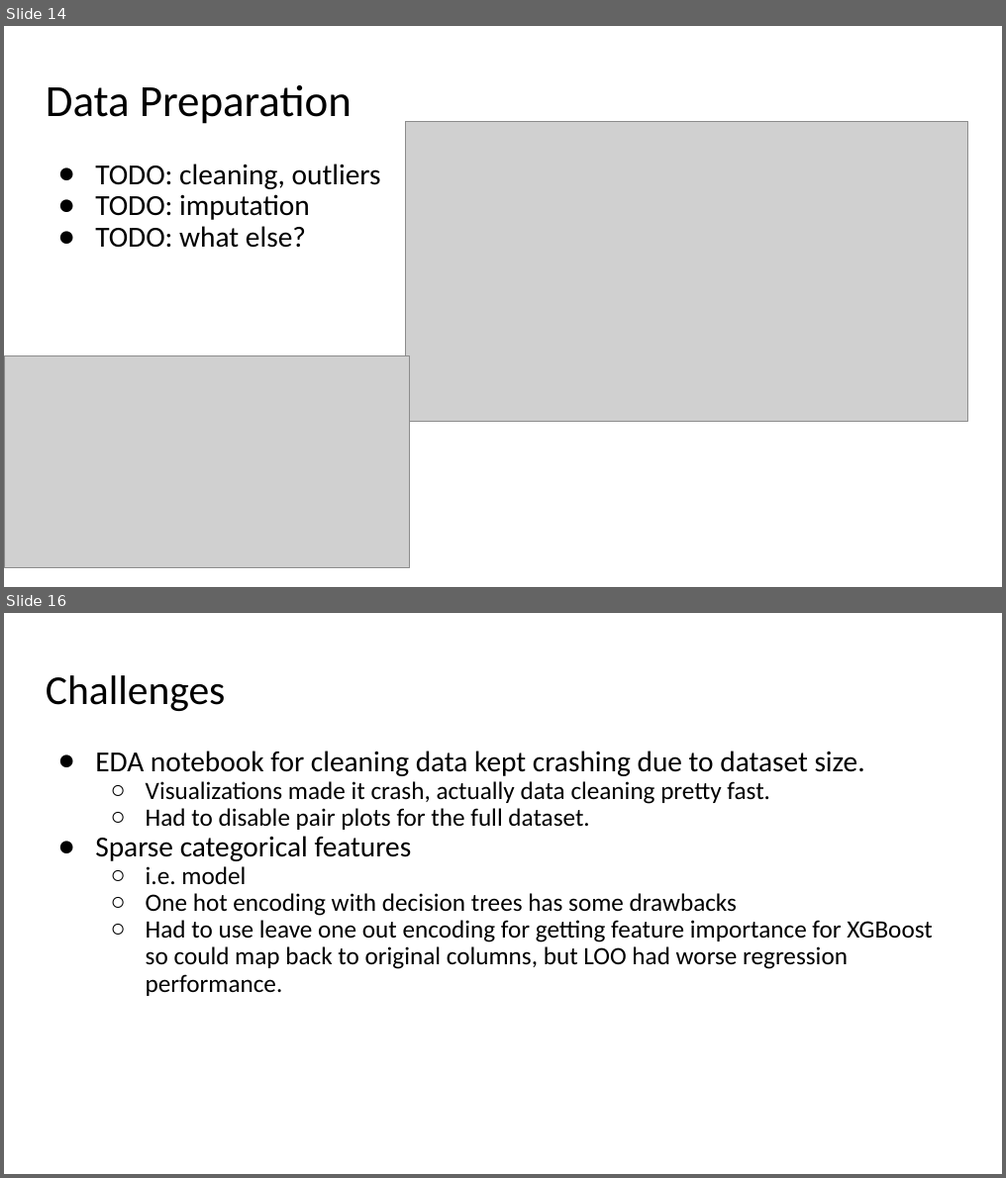
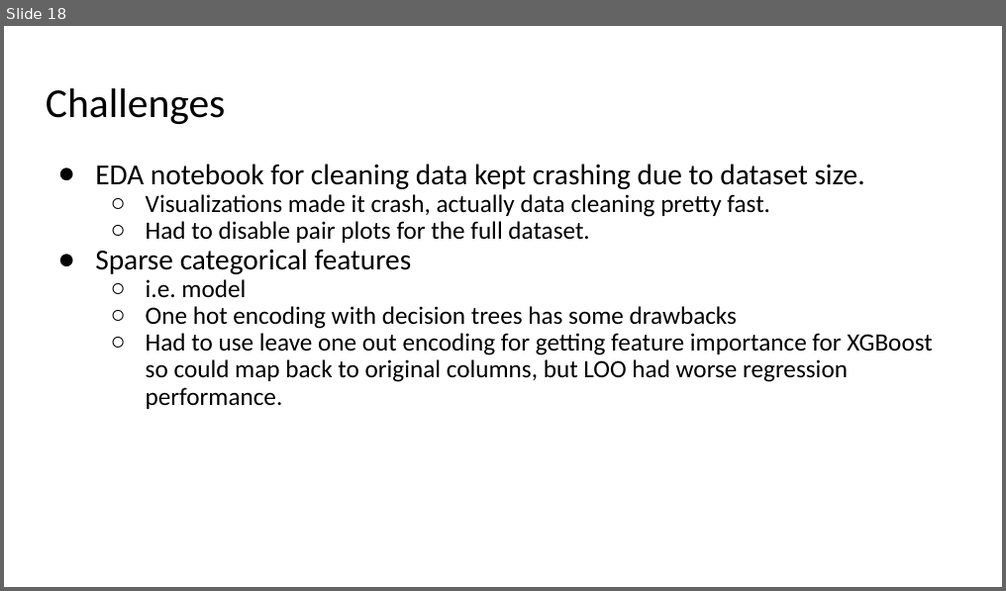
Before and after one commit to ranton256/used_car_sale_price_analysis, a slide deck: DSCI521_rna63_final_project_pres.pptx. Shown one above the other, each under a label of ours: slides 14 and 16 before the commit, slide 18 after it; the slides between them are not shown. The pictures are 1006x1178 and 1006x591 pixels, drawn with LibreOffice and Linux fonts; fonts in the diff are those of the drawing; grey boxes stand for pictures; background and template pictures are left out. Boxes give left, top, right and bottom in pixels: in the first picture for what was removed or moved away, otherwise in the second. Text is boxed around its words. In the diff, an @@ line names an element or a change of style, - is before the commit and + after.

```diff
--- a/DSCI521_rna63_final_project_pres.pptx
+++ b/DSCI521_rna63_final_project_pres.pptx
@@ slide 14 removed at (4, 26, 1002, 587), background #FFFFFF @@
@@ text removed at (46, 85, 351, 124) @@
-Data Preparation
@@ picture removed at (406, 121, 968, 421) @@
@@ text removed at (95, 164, 381, 248) @@
-● TODO: cleaning, outliers
-● TODO: imputation
-● TODO: what else?
@@ picture removed at (4, 356, 410, 569) @@
@@ what was slide 16 is now slide 18 @@
```
Also in this commit, not shown: 3 slides changed, 6 slides added, 1 other slide removed, 3 other files.
